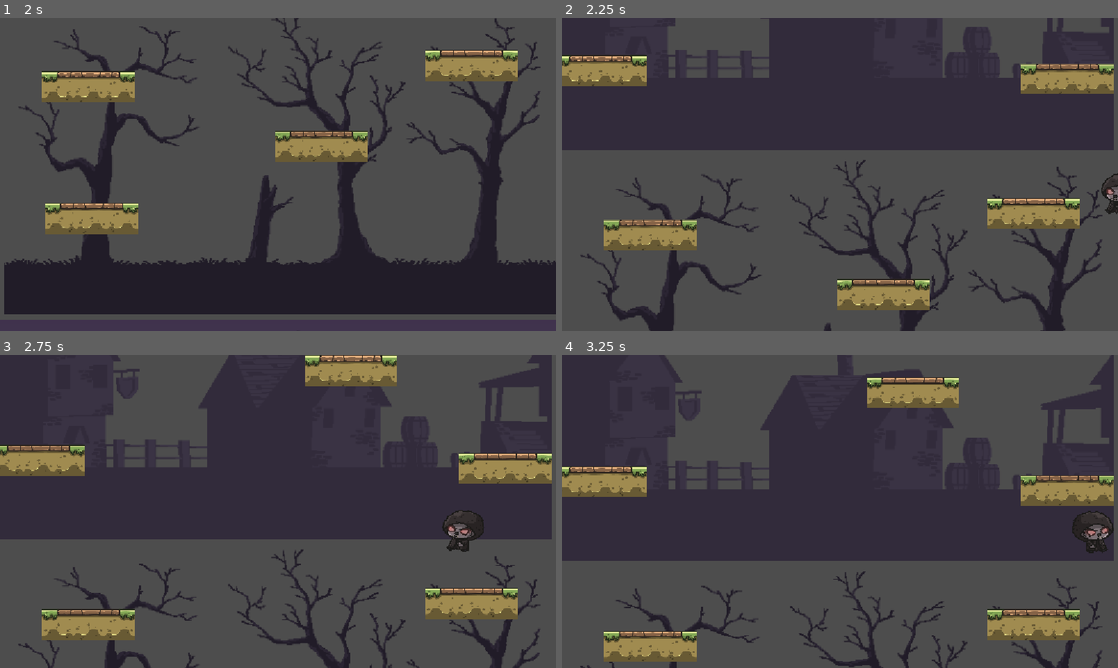
Above: before the commit, frames 1-4 (two rows, left to right).
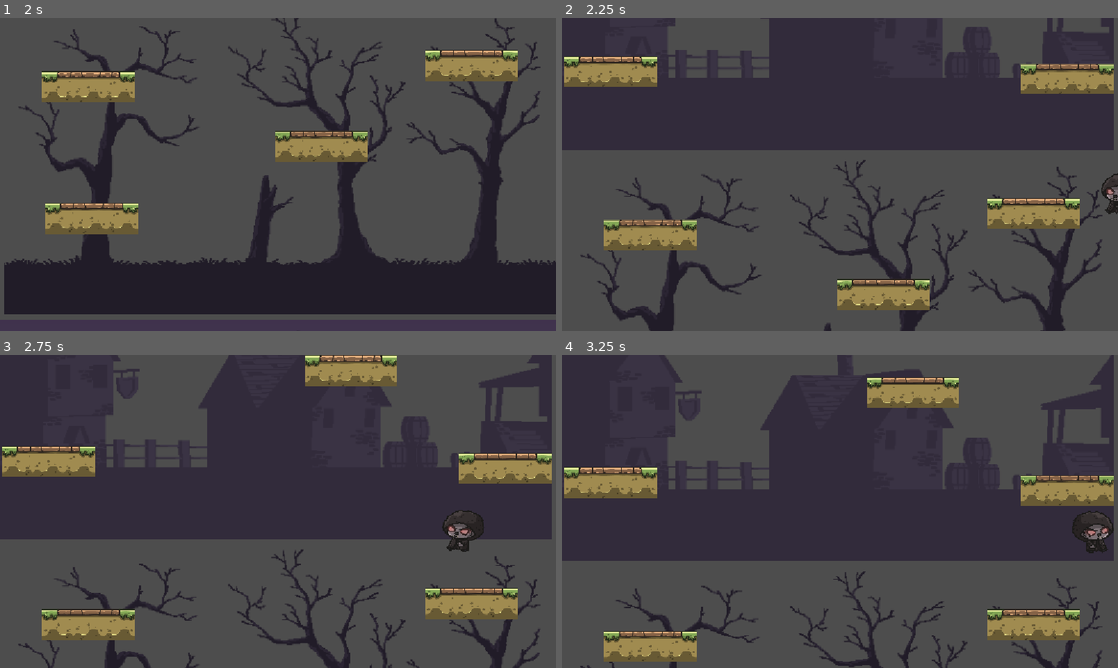
Above: after the commit, the same moments.

Repository: Jbrand3/FinalBob
Game: Godot game, scene res://main.tscn
Same seed, same stepped clock (60 frames per second), same inputs: the game is played once before the commit and once after it.
Inputs:
- Up to frame 1 (2 s): tap Enter at 0.5 s; hold D (move_right) from 0.53 s (still down); tap Space (jump) at 0.77, 1.52 s
- Up to frame 2 (2.25 s): release D (move_right) at 2.03 s; hold A (move_left) from 2.03 s (still down)
- Up to frame 3 (2.75 s): keep holding A (move_left)
- Up to frame 4 (3.25 s): release A (move_left) at 2.78 s; hold D (move_right) from 2.78 s (still down); tap Space (jump) at 3.02 s

Frame 1 is identical in both runs. In frame 2, 0.9% of the frame differs, in the area x 0-18%, y 11-22%; in frame 3, 0.8%; in frame 4, 0.9%.

Commit message:
Update map_3.tscn

Diff:
--- a/BobIcy/map_3.tscn
+++ b/BobIcy/map_3.tscn
@@ -14,8 +14,11 @@
 [node name="StaticBody2D" parent="." unique_id=1376987450 instance=ExtResource("2_fm2dq")]
 position = Vector2(639, 276)
 
+[node name="StaticBody2D4" parent="." unique_id=1620693348 instance=ExtResource("2_fm2dq")]
+position = Vector2(251, 78)
+
 [node name="StaticBody2D2" parent="." unique_id=2014801919 instance=ExtResource("2_fm2dq")]
 position = Vector2(959, 478)
 
 [node name="StaticBody2D3" parent="." unique_id=255588417 instance=ExtResource("2_fm2dq")]
-position = Vector2(-8, 461)
+position = Vector2(12, 463)
